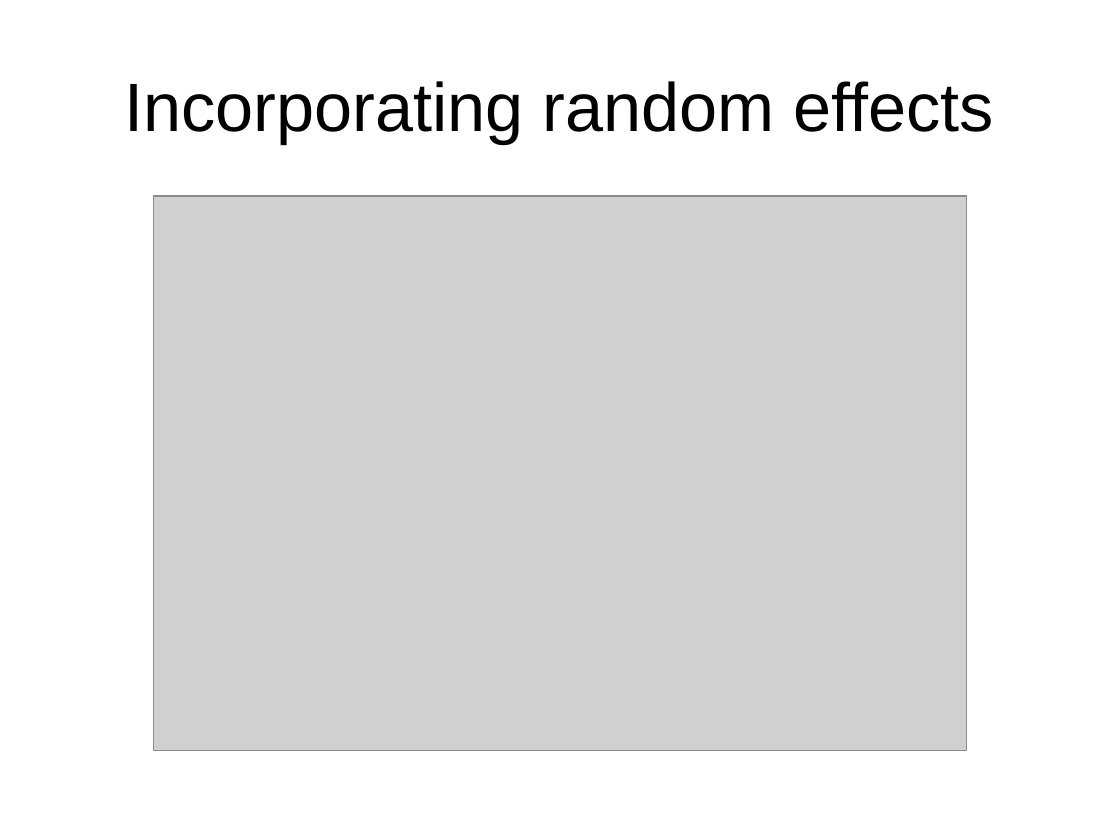
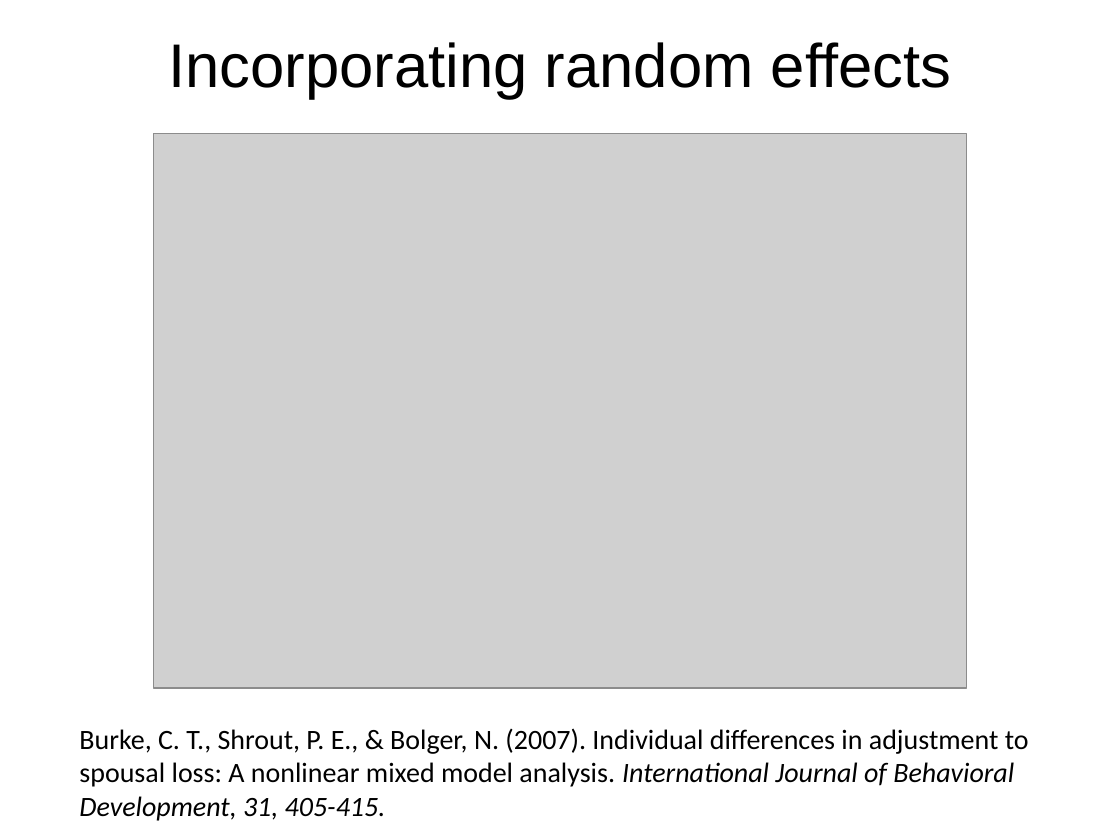
Before and after one commit to mayazrm/KZNB, a slide deck: slide 6 of DSM/Bolger_DSM_Report_from_the_Trenches_170613KZ.pptx. Drawn at 1120x840 pixels with LibreOffice and Linux fonts; fonts in the diff are those of the drawing; grey boxes stand for pictures. Boxes give left, top, right and bottom in pixels: in the first picture for what was removed or moved away, otherwise in the second. Text is boxed around its words. In the diff, an @@ line names an element or a change of style, - is before the commit and + after.

```diff
--- a/DSM/Bolger_DSM_Report_from_the_Trenches_170613KZ.pptx
+++ b/DSM/Bolger_DSM_Report_from_the_Trenches_170613KZ.pptx
@@ title "Incorporating random effects": place and size @@
-title "Incorporating random effects" at box(125, 81, 994, 143)
+title "Incorporating random effects" at box(168, 42, 951, 99)
@@ title "Incorporating random effects" at box(168, 42, 951, 99): size 44 to 39.6 pt @@
@@ picture: place and size @@
-picture at box(153, 196, 965, 750)
+picture at box(153, 133, 965, 688)
@@ text added at box(79, 728, 1029, 821), 18 pt, text #000000 @@
+Burke, C. T., Shrout, P. E., & Bolger, N. (2007). Individual differences in adjustment to spousal loss: A nonlinear mixed model analysis. International Journal of Behavioral Development, 31, 405-415.
```
Also in this commit, not shown: 9 other slides changed, 2 slides added, 3 slides removed, 7 other files.
